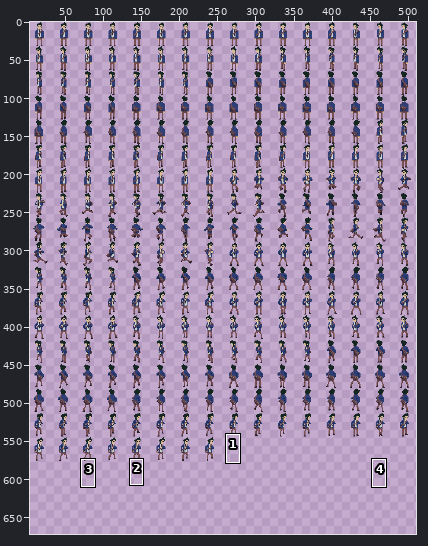
Two versions of one sprite sheet, assets_builders/Exports/Teo.png. The picture above shows the old version from afar; the outline marks the close-up.
Close-up. First the earlier version:
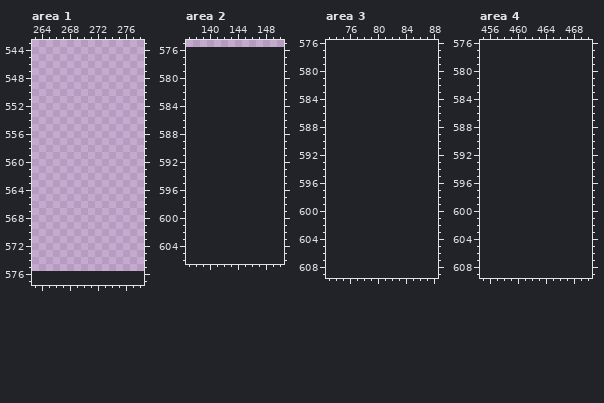
The file is 512x576 pixels. Shown: area 1: x 263..278, y 543..577; area 2: x 137..150, y 575..606; area 3: x 73..88, y 576..609; area 4: x 455..470, y 576..609. The old version is drawn lined up with the new one, on the new canvas. The wide view leaves out empty margins. The commit also changed other parts of the picture, which this record leaves out.
Now the later version:
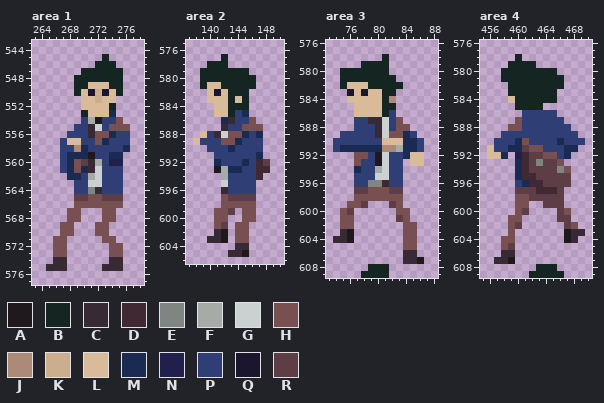
Palette (. is transparent): A #1f181d  B #152622  C #382a35  D #402933  E #7f8580  F #a6aba8  G #cbd1d0  H #785052  J #ad8a78  K #ccad8d  L #d9bb9a  M #192b52  N #21204d  P #2f3f75  Q #1c152e  R #5e3e46
The edit:
canvas 512x576 -> 512x672
Area 1:
y 545: x 273 . -> B
y 546: x 272..274 ... -> BBB
y 547: x 270..275 ...... -> BBBBBB
y 548: x 269..275 ....... -> BBBBBBB
y 549: x 269..275 ....... -> BBLLLBB
y 550: x 269..275 ....... -> BLQKQLB
y 551: x 270..274 ..... -> LLKLL
y 552: x 270..274 ..... -> LLLLB
y 553: x 270..274 ..... -> BLLLM
y 554: x 270..275 ...... -> PFAPPH
y 555: x 269..276 ........ -> PPCGPHHH
y 556: x 268..276 ......... -> PPPCHHMPP
y 557: x 267..276 .......... -> PLLPPHMPPP
y 558: x 267..276 .......... -> PPJMPPPPPM
y 559: x 267..275 ......... -> PMMMAPPMM
y 560: x 267..275 ......... -> PMHRCFPNN
y 561: x 267..275 ......... -> PMHMCGPPP
y 562: x 268..275 ........ -> MMPFGPPP
y 563: x 269..275 ....... -> PPGGPPP
y 564: x 269..275 ....... -> PPECPPP
y 565: x 269..275 ....... -> RRHHRRR
y 566: x 269..275 ....... -> HHHHHHH
y 567..568: x 268..269 .. -> HH; x 273..274 .. -> HH
y 569..570: x 267..268 .. -> HH; x 272..273 .. -> HH
y 571: x 266..267 .. -> HH; x 273..274 .. -> HH
y 572..573: x 266..267 .. -> HH; x 274..275 .. -> HH
y 574: x 266..267 .. -> CC; x 274..275 .. -> CC
y 575: x 265..267 ... -> CCC; x 273..275 ... -> CCC
Area 2:
y 577: x 142 . -> B
y 578: x 140..142 ... -> BBB
y 579: x 139..145 ....... -> BBBBBBB
y 580: x 139..146 ........ -> BBBBBBBB
y 581: x 139..146 ........ -> BLLBBBBB
y 582: x 140..145 ...... -> LQLBBB
y 583: x 140..145 ...... -> LLLBLB
y 584: x 141..145 ..... -> LLBBB
y 585: x 141..145 ..... -> LLBPM
y 586: x 142..146 ..... -> MCPPH
y 587: x 142..147 ...... -> CPPHHH
y 588: x 139..147 ......... -> LPCGHHMPM
y 589: x 138..147 .......... -> LPPPHHMPPP
y 590: x 140..147 ........ -> PPPMPPPP
y 591: x 141..147 ....... -> PPPPPPM
y 592: x 141..148 ........ -> MPPPMPDR
y 593: x 141..148 ........ -> AFMMPPDD
y 594: x 142..147 ...... -> FPPPPD
y 595: x 142..146 ..... -> GPPPP
y 596: x 142..146 ..... -> CPPPP
y 597: x 142..146 ..... -> HRRRR
y 598: x 142..146 ..... -> HHHHH
y 599: x 141..143 ... -> HHR; x 145..146 .. -> HH
y 600: x 141..142 .. -> HH; x 145..146 .. -> HH
y 601: x 141..142 .. -> HR; x 144..145 .. -> HH
y 602: x 141..142 .. -> CA; x 144..145 .. -> HH
y 603: x 140..142 ... -> CCA; x 144..145 .. -> HH
y 604: x 144..145 .. -> CC
y 605: x 143..145 ... -> CCA
Area 3:
y 578: x 81 . -> B
y 579: x 78..81 .... -> BBBB
y 580: x 75..81 ....... -> BBBBBBB
y 581: x 75..82 ........ -> BBBBBBBB
y 582: x 75..83 ......... -> BLLLBBBBB
y 583: x 76..82 ....... -> QLQLLBB
y 584: x 76..82 ....... -> LLLLLBJ
y 585: x 77..82 ...... -> LLLLBB
y 586: x 77..82 ...... -> LLLLBP
y 587: x 77..83 ....... -> PPCCGPH
y 588: x 77..84 ........ -> PPPCGPHH
y 589: x 75..85 ........... -> PPPPPCGHHMP
y 590: x 74..86 ............. -> PPPPPPPLLLMMP
y 591: x 74..86 ............. -> PMMMMMMJJFMMP
y 592: x 77..86 .......... -> HHPAGPPMLL
y 593: x 77..83 ....... -> HPPAGPP; x 85..86 .. -> LL
y 594: x 77..83 ....... -> MPPFGPP
y 595: x 77..83 ....... -> PPPGGPP
y 596: x 77..83 ....... -> PPEECPP
y 597: x 77..83 ....... -> RRHHHRR
y 598: x 77..83 ....... -> HHHHHHH
y 599: x 76..78 ... -> HHR; x 82..83 .. -> RH
y 600: x 75..76 .. -> HR; x 83..84 .. -> HH
y 601: x 75..76 .. -> HH; x 83..84 .. -> RH
y 602: x 75..76 .. -> HH; x 84..85 .. -> HH
y 603: x 75..76 .. -> CA; x 84..85 .. -> HH
y 604: x 74..76 ... -> CCA; x 84..85 .. -> HH
y 605: x 84..85 .. -> HH
y 606: x 84..85 .. -> CC
y 607: x 84..86 ... -> CCA
y 608: x 79..81 ... -> BBB
y 609: x 78..81 .... -> BBBB
Area 4:
y 578: x 460 . -> B
y 579: x 459..462 .... -> BBBB
y 580: x 458..465 ........ -> BBBBBBBB
y 581: x 458..466 ......... -> BBBBBBBBB
y 582: x 459..466 ........ -> BBBBBBBB
y 583: x 459..465 ....... -> BBBBBBB
y 584: x 459..465 ....... -> LBBBBBB
y 585: x 460..463 .... -> BBBB
y 586: x 461..465 ..... -> PPPPP
y 587: x 460..466 ....... -> HPPPPPP
y 588: x 459..467 ......... -> HHPPPPPPP
y 589: x 458..468 ........... -> PPPPPPPPPPP
y 590: x 457..469 ............. -> PPPMHPPPPMPPP
y 591: x 456..468 ............. -> LPPMMRHHPPPMM
y 592: x 456..458 ... -> LLM; x 460..467 ........ -> NDRRHHPM
y 593: x 460..466 ....... -> MDRERRH
y 594: x 460..467 ........ -> MDRRRREH
y 595: x 460..467 ........ -> MDDRRRRR
y 596: x 460..467 ........ -> PMDDRRRR
y 597: x 460..466 ....... -> RRRDDDR
y 598: x 460..466 ....... -> HHRRRRR
y 599: x 460..461 .. -> HH; x 464..466 ... -> RRR
y 600: x 460..461 .. -> HR; x 466..467 .. -> RH
y 601: x 459..460 .. -> HH; x 466..467 .. -> RR
y 602: x 459..460 .. -> HR; x 467..468 .. -> RH
y 603: x 459 . -> H; x 467..469 ... -> ACC
y 604: x 458..459 .. -> HH; x 467..468 .. -> AC
y 605: x 458..459 .. -> HR
y 606: x 458..459 .. -> CC
y 607: x 457..459 ... -> CCA
y 608: x 463..465 ... -> BBB
y 609: x 462..466 ..... -> BBBBB
